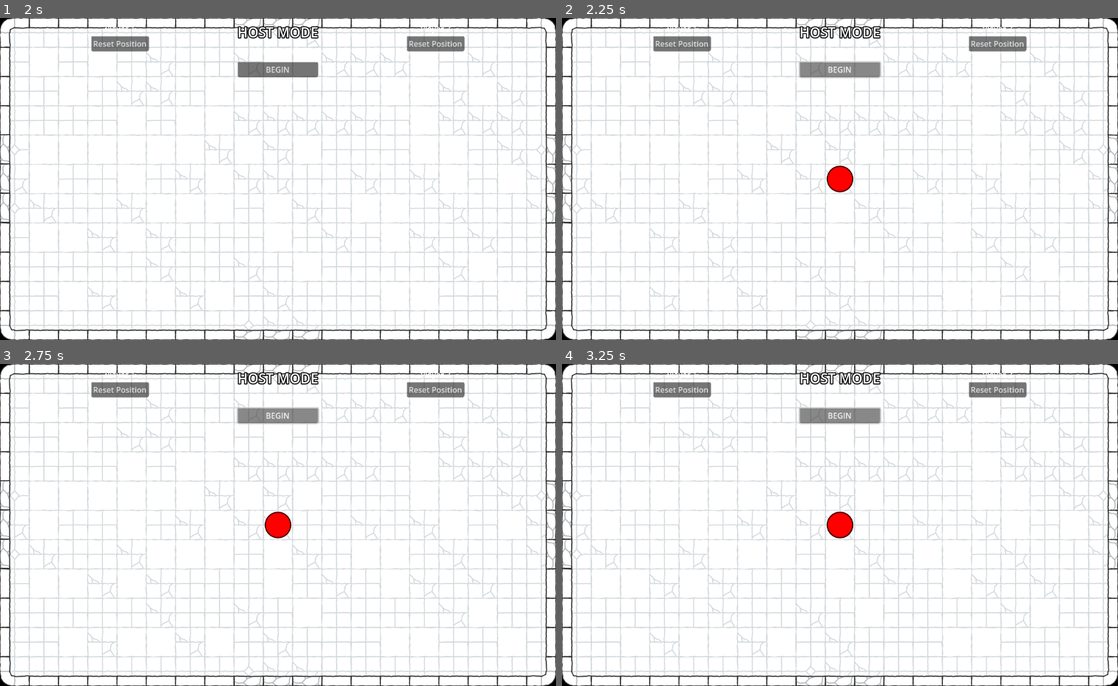
Above: before the commit, frames 1-4 (two rows, left to right).
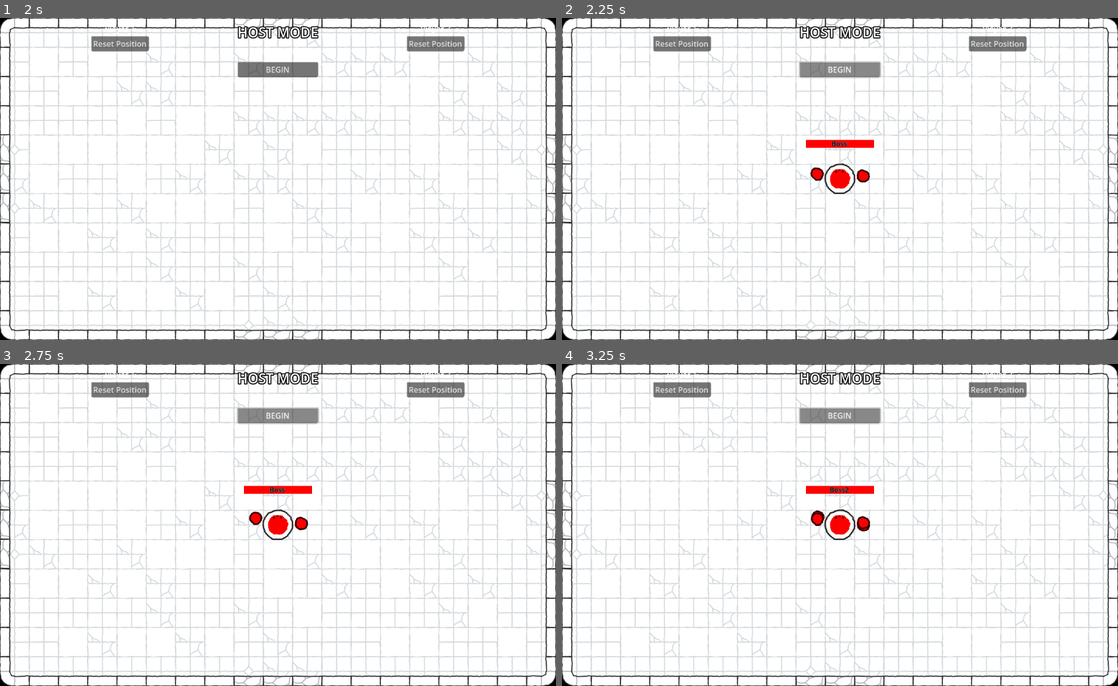
Above: after the commit, the same moments.

Repository: Tohzt/Dungeon-Strikers-2D
Game: Godot game, scene res://Main Menu/Main Menu.tscn
The game is run twice, just before and just after one commit, with the same random seed, the same clock (stepped at 60 frames per second) and the same inputs.
Inputs (mouse positions are in pixels of both pictures, inside the frame that each line leads up to):
- Up to frame 1 (2 s): click (278, 169) at 0.52 s; type "Alex" at 0.6 s; click "Quick Play" at 1.25 s
- Up to frame 2 (2.25 s): click "BEGIN" at 2 s
- Up to frame 3 (2.75 s): no input
- Up to frame 4 (3.25 s): click "BEGIN" at 2.75 s

Frame 1 is identical in both runs. In frame 2, 0.8% of the frame differs, in the area x 43-57%, y 37-55%; in frame 3, 0.8%; in frame 4, 0.8%.
Error after the commit: Trying to assign value of type 'boss.gd' to a variable of type 'player.gd'. (res://Player/handler_class.gd:3)

Commit message:
synchronized boss color for all clients, even the late ones

Diff:
--- a/Ball/ball.gd
+++ b/Ball/ball.gd
@@ -52,6 +52,10 @@
 
 func _on_body_entered(body: Node) -> void:
 	if !multiplayer.is_server(): return
+
+	if body is BossClass:
+		body.under_attack(multiplayer.get_unique_id())
+
 	if body is PlayerClass:
 		var ball_speed: float = linear_velocity.length()
 		var ball_to_player: Vector2 = (body.global_position - global_position).normalized()
--- /dev/null
+++ b/Boss/Attack/boss_attack.gd
@@ -0,0 +1,75 @@
+class_name BossAttackClass extends Area2D
+@export var mesh: MeshInstance2D
+@export var attack: CollisionShape2D
+
+var Attacker: BossClass
+var spawn_position: Vector2
+var attack_type: String
+var attack_power: float
+var attack_direction: Vector2 = Vector2.ZERO
+var attack_distance: float = INF
+var attack_duration: float = INF
+
+var velocity := Vector2.ZERO
+
+func _ready() -> void:
+	_activate_TorF(false)
+	if multiplayer.is_server():
+		body_entered.connect(_on_body_entered)
+
+func _process(delta: float) -> void:
+	if !multiplayer.is_server(): return
+
+	attack_duration -= delta
+	if attack_duration <= 0:
+		trigger_destroy()
+		return
+
+	if attack_type == "melee":
+		global_position = Attacker.Attack_Origin.global_position
+
+	if abs((global_position-spawn_position).length()) > attack_distance:
+		trigger_destroy()
+
+func _physics_process(_delta: float) -> void:
+	if !multiplayer.is_server(): return
+	if attack_type == "ranged":
+		velocity = attack_direction * attack_power
+		position += velocity
+
+func set_props(atk_type: String, atk_pow: int, atk_dir: Vector2, atk_dur: float = INF, atk_dist: float = INF) -> void:
+	attack_type = atk_type
+	if atk_type == "melee":
+		mesh.hide()
+		attack.scale = Vector2(2,2)
+	attack_power = atk_pow
+	attack_direction = atk_dir
+	attack_duration = atk_dur
+	attack_distance = atk_dist
+	_activate_TorF(true)
+
+func _activate_TorF(TorF: bool) -> void:
+	if multiplayer.is_server():
+		set_collision_layer_value(2, TorF)
+		set_collision_mask_value(1, TorF)
+		set_process(TorF)
+		set_physics_process(TorF)
+
+func _on_body_entered(body: Node2D) -> void:
+	if body == Attacker: return
+
+	if body is PlayerClass:
+		body.take_damage.rpc(attack_power,attack_direction)
+
+	if body is BallClass:
+		body.color_cur = Attacker.Sprite.modulate
+		var _dir := (body.global_position - global_position).normalized()
+		body.apply_central_force(_dir * attack_power * 100)
+
+	if body is DoorClass:
+		body.under_attack = true
+
+	trigger_destroy()
+
+func trigger_destroy() -> void:
+	queue_free()
--- /dev/null
+++ b/Boss/Attack/boss_attack.tscn
@@ -0,0 +1,41 @@
+[gd_scene load_steps=5 format=3 uid="uid://bco22ftngcujn"]
+
+[ext_resource type="Script" uid="uid://jva0lprce6kd" path="res://Boss/Attack/boss_attack.gd" id="1_d8esm"]
+
+[sub_resource type="CircleShape2D" id="CircleShape2D_5d0fw"]
+radius = 23.0217
+
+[sub_resource type="SphereMesh" id="SphereMesh_attack"]
+radius = 23.0
+height = 46.0
+
+[sub_resource type="SceneReplicationConfig" id="SceneReplicationConfig_hocnk"]
+properties/0/path = NodePath(".:position")
+properties/0/spawn = true
+properties/0/replication_mode = 1
+properties/1/path = NodePath(".:modulate")
+properties/1/spawn = true
+properties/1/replication_mode = 1
+properties/2/path = NodePath("Attack:scale")
+properties/2/spawn = true
+properties/2/replication_mode = 1
+properties/3/path = NodePath("MeshInstance2D:scale")
+properties/3/spawn = true
+properties/3/replication_mode = 1
+properties/4/path = NodePath("MeshInstance2D:visible")
+properties/4/spawn = true
+properties/4/replication_mode = 1
+
+[node name="Attack" type="Area2D"]
+collision_layer = 4
+collision_mask = 7
+script = ExtResource("1_d8esm")
+
+[node name="Attack" type="CollisionShape2D" parent="."]
+shape = SubResource("CircleShape2D_5d0fw")
+
+[node name="MeshInstance2D" type="MeshInstance2D" parent="."]
+mesh = SubResource("SphereMesh_attack")
+
+[node name="MultiplayerSynchronizer" type="MultiplayerSynchronizer" parent="."]
+replication_config = SubResource("SceneReplicationConfig_hocnk")
--- /dev/null
+++ b/Boss/Hand/boss_hand.gd
@@ -0,0 +1,50 @@
+class_name BossHandClass extends Node2D
+@onready var arm: RayCast2D = $Arm
+@onready var hand: Sprite2D = $Arm/Hand
+@onready var particles: GPUParticles2D = $Arm/Hand/GPUParticles2D
+
+@export_enum("left", "right") var handedness: String
+@export var hand_offset: Vector2 = Vector2(0,-16)
+var default_hand_distance: float
+@export var particle: GPUParticles2D
+
+var is_attacking: bool = false
+var attack_dur := 0.1
+var attack_dur_max := 0.1
+var def_arm_rot: float
+
+func _ready() -> void:
+	def_arm_rot = arm.rotation
+	hand_offset = Vector2(0,-16)
+
+func _physics_process(delta: float) -> void:
+	if is_attacking:
+		particles.emitting = true
+		attack(delta)
+	else:
+		particles.emitting = false
+		arm.rotation = lerp_angle(arm.rotation, def_arm_rot, delta*10)
+		sprint_arm(delta)
+
+func attack(delta: float) -> void:
+	var rot_amt := 5
+	match handedness:
+		"left":
+			rot_amt *= 1
+		"right":
+			rot_amt *= -1
+	arm.rotation += rot_amt * delta*3
+	attack_dur -= delta
+	if attack_dur <= 0:
+		attack_dur = attack_dur_max
+		is_attacking = false
+
+func sprint_arm(delta: float) -> void:
+	var default_position: Vector2 = arm.target_position
+
+	if arm.is_colliding():
+		var collision_point: Vector2 = arm.to_local(arm.get_collision_point())
+		var new_pos: Vector2 = collision_point + hand_offset
+		hand.position = lerp(hand.position, new_pos, delta*10)
+	else:
+		hand.position = lerp(hand.position, default_position, delta*10)
--- /dev/null
+++ b/Boss/Hand/boss_hand.tscn
@@ -0,0 +1,49 @@
+[gd_scene load_steps=9 format=3 uid="uid://hj5g1jhc0mbi"]
+
+[ext_resource type="Script" uid="uid://dqe5ql2h1lftm" path="res://Boss/Hand/boss_hand.gd" id="1_0tpgu"]
+[ext_resource type="Texture2D" uid="uid://3b2eg8m6jibc" path="res://Player/Assets/Skribble hands_blank.png" id="2_d61q8"]
+
+[sub_resource type="SceneReplicationConfig" id="SceneReplicationConfig_wcw2t"]
+properties/0/path = NodePath("Arm/Hand:modulate")
+properties/0/spawn = true
+properties/0/replication_mode = 1
+
+[sub_resource type="Gradient" id="Gradient_wcw2t"]
+offsets = PackedFloat32Array(0.2, 0.478261)
+colors = PackedColorArray(1, 1, 1, 1, 1, 1, 1, 0)
+
+[sub_resource type="GradientTexture2D" id="GradientTexture2D_er2ng"]
+gradient = SubResource("Gradient_wcw2t")
+fill = 1
+fill_from = Vector2(0.5, 0.5)
+
+[sub_resource type="Gradient" id="Gradient_er2ng"]
+offsets = PackedFloat32Array(0.00537634, 1)
+colors = PackedColorArray(1, 1, 1, 1, 1, 1, 1, 0)
+
+[sub_resource type="GradientTexture1D" id="GradientTexture1D_drlnh"]
+gradient = SubResource("Gradient_er2ng")
+
+[sub_resource type="ParticleProcessMaterial" id="ParticleProcessMaterial_or0a8"]
+particle_flag_disable_z = true
+gravity = Vector3(0, 98, 0)
+color_ramp = SubResource("GradientTexture1D_drlnh")
+
+[node name="Boss Hand" type="Node2D"]
+script = ExtResource("1_0tpgu")
+
+[node name="MultiplayerSynchronizer" type="MultiplayerSynchronizer" parent="."]
+replication_config = SubResource("SceneReplicationConfig_wcw2t")
+
+[node name="Arm" type="RayCast2D" parent="."]
+target_position = Vector2(0, 60)
+
+[node name="Hand" type="Sprite2D" parent="Arm"]
+position = Vector2(0, 44)
+texture = ExtResource("2_d61q8")
+
+[node name="GPUParticles2D" type="GPUParticles2D" parent="Arm/Hand"]
+z_index = -1
+texture = SubResource("GradientTexture2D_er2ng")
+lifetime = 0.25
+process_material = SubResource("ParticleProcessMaterial_or0a8")
--- /dev/null
+++ b/Boss/Hand/boss_hands.gd
@@ -0,0 +1,39 @@
+extends Node2D
+@onready var Master: BossClass = get_parent()
+@onready var Left: BossHandClass = $"Left Hand"
+@onready var Right: BossHandClass = $"Right Hand"
+
+var angle: float = deg_to_rad(10)
+var angle_low: float = angle
+var angle_high: float = deg_to_rad(30)
+var freq: float = 1.0
+var freq_low: float = freq
+var freq_high: float = 30.0
+
+var time_elapsed: float = 0.0
+var sin_value: float = 0.0
+var cos_value: float = 0.0
+
+func _process(delta: float) -> void:
+	_wave_calculator(delta * freq_low)
+	_update_wave(delta)
+	_update_sway()
+
+func _update_wave(delta: float) -> void:
+	if Master.velocity.length() > 200:
+		freq = lerp(freq, freq_high, delta)
+		angle = lerp(angle, angle_high, delta)
+	else:
+		freq = lerp(freq, freq_low, delta*10)
+		angle = lerp(angle, angle_low, delta)
+
+func _update_sway() -> void:
+	if !Left.is_attacking:
+		Left.rotation = angle * sin_value
+	if !Right.is_attacking:
+		Right.rotation = angle * sin_value
+
+func _wave_calculator(delta: float) -> void:
+	time_elapsed += delta * freq
+	sin_value = sin(time_elapsed)
+	cos_value = cos(time_elapsed)
--- /dev/null
+++ b/Boss/boss.gd
@@ -0,0 +1,130 @@
+class_name BossClass extends CharacterBody2D
+
+var color: Color = Color.TRANSPARENT
+@onready var Sprite: Sprite2D = $"Sprite Inner"
+@export var Hands: Node2D
+@export var Attack_Origin: Marker2D
+
+@export_category("Handlers")
+@export var Input_Handler: BossInputHandler
+@export var Attack_Handler: BossAttackHandler
+
+@export_category("Health")
+var hp_max: float = 1000.0
+var hp: float = hp_max
+@export var healthbar: TextureProgressBar
+
+var name_display: String
+const SPEED: float = 300.0
+var ATTACK: float = 400.0
+var DEFENSE: float = 100.0
+
+var spawn_pos: Vector2 = Vector2.ZERO
+var spawn_rot: float = 0.0
+
+var is_in_iframes: bool = false
+var iframes_duration: float = 0.5
+
+
+func _enter_tree() -> void:
+	if multiplayer.has_multiplayer_peer():
+		var peer_id := int(str(name))
+		name_display = Global.player_diplay
+		if name_display.is_empty(): name_display = name
+		set_multiplayer_authority(peer_id)
+
+func _ready() -> void:
+	healthbar.max_value = hp_max
+	healthbar.value = hp_max
+	# Apply the synchronized color when the node is ready
+	if color != Color.TRANSPARENT:  # Assuming WHITE is the default/unset color
+		$"Sprite Inner".modulate = color
+		set_hand_color(color)
+
+func _process(delta: float) -> void:
+	_update_hp(delta)
+	if !is_multiplayer_authority(): return
+	_update_hud()
+	if Input_Handler.is_aiming:
+		rotation = lerp_angle(rotation, Input_Handler.input_direction.angle() + PI/2, delta * 10)
+	elif velocity and !is_in_iframes:
+		rotation = lerp_angle(rotation, velocity.angle() + PI/2, delta * 10)
+
+	if Attack_Handler.attack_confirmed:
+		#attack.rpc(Input_Handler.input_direction, Input_Handler.is_aiming)
+		Attack_Handler.attack_confirmed = false
+
+func _physics_process(_delta: float) -> void:
+	if !is_multiplayer_authority(): return
+	velocity = Input_Handler.velocity
+	move_and_slide()
+
+func _update_hud() -> void:
+	get_parent().get_parent().HUD.update(rotation, hp)
+
+func _update_hp(delta: float) -> void:
+	healthbar.global_position = global_position - Vector2(70,80)
+	healthbar.value = lerp(healthbar.value, float(hp/hp_max)*hp_max, delta*10)
+
+
+var atk_side: int = 0
+@rpc("any_peer", "call_local")
+func attack(atk_dir: Vector2, is_aiming: bool) -> void:
+	atk_side = _throw_punch(atk_side)
+	if multiplayer.get_unique_id() != 1: return
+
+	var entities_node: Node2D = get_tree().get_first_node_in_group("Entities")
+	if !entities_node: return
+
+	var _atk: BossAttackClass = Global.BOSS_ATTACK.instantiate()
+	_atk.Attacker = self
+	_atk.attack_power = ATTACK
+	_atk.global_position = global_position
+	_atk.spawn_position = global_position
+	_atk.modulate = Sprite.modulate
+	entities_node.add_child(_atk, true)
+
+	if is_aiming: _atk.set_props("ranged", 50, atk_dir)
+	else: _atk.set_props("melee", 100, atk_dir, 0.5)
+
+func _throw_punch(side: int = 1) -> int:
+	Hands.get_child(side).is_attacking = true
+	return (side+1)%2
+
+@rpc("any_peer", "call_local")
+func set_color(col: Color) -> void:
+	color = col
+	healthbar.tint_progress = col
+	healthbar.tint_under = col.darkened(0.5)
+	Sprite.modulate = color
+	set_hand_color(col)
+
+func set_hand_color(col: Color) -> void:
+	var hands: Array = Hands.get_children()
+	for hand: BossHandClass in hands:
+		hand.hand.modulate = col
+		hand.particle.modulate = col
+
+func under_attack(atk: float, dir: Vector2) -> void:
+	apply_knockback.rpc(dir, atk)
+
+@rpc("any_peer", "call_local")
+func take_damage(dmg: float, dir: Vector2) -> void:
+	if is_in_iframes: return
+	if hp > 0:
+		hp -= int(dmg)
+	apply_knockback(dir, dmg*10)
+
+@rpc("any_peer")
+func apply_knockback(direction: Vector2, force: float) -> void:
+	if is_in_iframes: return
+	is_in_iframes = true
+	Input_Handler.velocity += direction * force
+
+	modulate.a = 0.5
+	var timer: SceneTreeTimer = get_tree().create_timer(iframes_duration)
+	timer.timeout.connect(_end_iframes)
+
+func _end_iframes() -> void:
+	is_in_iframes = false
+	modulate.a = 1.0
--- /dev/null
+++ b/Boss/boss.tscn
@@ -0,0 +1,165 @@
+[gd_scene load_steps=18 format=3 uid="uid://du4p0gdnajtii"]
+
+[ext_resource type="Script" uid="uid://bb6t3u4wqmusb" path="res://Boss/boss.gd" id="1_ju3tf"]
+[ext_resource type="Script" uid="uid://dfovb1vdgm2ku" path="res://Boss/handler_bossInput.gd" id="2_ntee4"]
+[ext_resource type="Script" uid="uid://cc1mfyngmfuaq" path="res://Boss/handler_bossAttack.gd" id="3_ntee4"]
+[ext_resource type="Texture2D" uid="uid://mbtuhu6wiogu" path="res://Player/Assets/Skribble Character_Outer.png" id="4_2j6g7"]
+[ext_resource type="Texture2D" uid="uid://bt3cn2bx00oq1" path="res://Player/Assets/Skribble Character_Inner.png" id="5_myhfd"]
+[ext_resource type="Script" uid="uid://pe0ipy56yl1r" path="res://Boss/Hand/boss_hands.gd" id="6_ju3tf"]
+[ext_resource type="PackedScene" uid="uid://bjesokgs5hi8v" path="res://Player/Hand/hand.tscn" id="7_klplh"]
+[ext_resource type="Script" uid="uid://dqe5ql2h1lftm" path="res://Boss/Hand/boss_hand.gd" id="8_ntee4"]
+[ext_resource type="Script" uid="uid://d2ocsa6tnl1h1" path="res://Player/name_label.gd" id="8_r5hgr"]
+
+[sub_resource type="SceneReplicationConfig" id="SceneReplicationConfig_emixd"]
+properties/0/path = NodePath(".:position")
+properties/0/spawn = true
+properties/0/replication_mode = 1
+properties/1/path = NodePath(".:spawn_pos")
+properties/1/spawn = true
+properties/1/replication_mode = 1
+properties/2/path = NodePath(".:visible")
+properties/2/spawn = true
+properties/2/replication_mode = 1
+properties/3/path = NodePath(".:rotation")
+properties/3/spawn = true
+properties/3/replication_mode = 1
+properties/4/path = NodePath("Healthbar:tint_progress")
+properties/4/spawn = true
+properties/4/replication_mode = 1
+properties/5/path = NodePath("Healthbar:tint_under")
+properties/5/spawn = true
+properties/5/replication_mode = 1
+properties/6/path = NodePath(".:name_display")
+properties/6/spawn = true
+properties/6/replication_mode = 1
+properties/7/path = NodePath("Healthbar:position")
+properties/7/spawn = true
+properties/7/replication_mode = 1
+properties/8/path = NodePath("Sprite Inner:modulate")
+properties/8/spawn = true
+properties/8/replication_mode = 1
+properties/9/path = NodePath(".:color")
+properties/9/spawn = true
+properties/9/replication_mode = 1
+
+[sub_resource type="CircleShape2D" id="CircleShape2D_m6ryd"]
+radius = 30.0
+
+[sub_resource type="Gradient" id="Gradient_x3vf3"]
+colors = PackedColorArray(1, 1, 1, 1, 1, 1, 1, 1)
+
+[sub_resource type="GradientTexture1D" id="GradientTexture1D_apopc"]
+gradient = SubResource("Gradient_x3vf3")
+
+[sub_resource type="Gradient" id="Gradient_p5o4e"]
+interpolation_mode = 1
+offsets = PackedFloat32Array(0.552995)
+colors = PackedColorArray(1, 1, 1, 1)
+
+[sub_resource type="GradientTexture1D" id="GradientTexture1D_gu6f8"]
+gradient = SubResource("Gradient_p5o4e")
+
+[sub_resource type="Gradient" id="Gradient_00tjw"]
+offsets = PackedFloat32Array(0)
+colors = PackedColorArray(1, 1, 1, 1)
+
+[sub_resource type="GradientTexture1D" id="GradientTexture1D_x3vf3"]
+gradient = SubResource("Gradient_00tjw")
+
+[node name="Boss" type="CharacterBody2D" node_paths=PackedStringArray("Hands", "Attack_Origin", "Input_Handler", "Attack_Handler", "healthbar") groups=["Boss"]]
+collision_layer = 4
+collision_mask = 3
+script = ExtResource("1_ju3tf")
+Hands = NodePath("Hands")
+Attack_Origin = NodePath("Attack Origin")
+Input_Handler = NodePath("Input Handler")
+Attack_Handler = NodePath("Attack Handler")
+healthbar = NodePath("Healthbar")
+
+[node name="MultiplayerSynchronizer" type="MultiplayerSynchronizer" parent="."]
+replication_config = SubResource("SceneReplicationConfig_emixd")
+
+[node name="Input Handler" type="Node" parent="."]
+script = ExtResource("2_ntee4")
+
+[node name="Attack Handler" type="Node" parent="." node_paths=PackedStringArray("Input_Handler")]
+script = ExtResource("3_ntee4")
+Input_Handler = NodePath("../Input Handler")
+
+[node name="Attack Origin" type="Marker2D" parent="."]
+position = Vector2(0, -20)
+
+[node name="Sprite Outer" type="Sprite2D" parent="."]
+scale = Vector2(0.75, 0.75)
+texture = ExtResource("4_2j6g7")
+
+[node name="Sprite Inner" type="Sprite2D" parent="."]
+scale = Vector2(0.75, 0.75)
+texture = ExtResource("5_myhfd")
+
+[node name="Hands" type="Node2D" parent="."]
+scale = Vector2(0.8, 0.8)
+script = ExtResource("6_ju3tf")
+
+[node name="Left Hand" parent="Hands" instance=ExtResource("7_klplh")]
+script = ExtResource("8_ntee4")
+handedness = "left"
+
+[node name="Arm" parent="Hands/Left Hand" index="1"]
+rotation = 1.74533
+
+[node name="Hand" parent="Hands/Left Hand/Arm" index="0"]
+position = Vector2(0, 60)
+
+[node name="Right Hand" parent="Hands" instance=ExtResource("7_klplh")]
+script = ExtResource("8_ntee4")
+handedness = "right"
+
+[node name="Arm" parent="Hands/Right Hand" index="1"]
+rotation = -1.74533
+
+[node name="Hand" parent="Hands/Right Hand/Arm" index="0"]
+position = Vector2(0, 60)
+
+[node name="Body" type="CollisionShape2D" parent="."]
+visible = false
+shape = SubResource("CircleShape2D_m6ryd")
+
+[node name="TextureRect" type="TextureRect" parent="."]
+visible = false
+modulate = Color(0.556953, 0.556953, 0.556953, 1)
+offset_left = -222.0
+offset_top = -229.0
+offset_right = 280.0
+offset_bottom = 172.0
+texture = SubResource("GradientTexture1D_apopc")
+
+[node name="Healthbar" type="TextureProgressBar" parent="."]
+top_level = true
+offset_left = -69.0
+offset_top = -101.0
+offset_right = 71.0
+offset_bottom = -85.0
+max_value = 1000.0
+value = 500.0
+nine_patch_stretch = true
+texture_under = SubResource("GradientTexture1D_gu6f8")
+texture_progress = SubResource("GradientTexture1D_x3vf3")
+tint_progress = Color(0, 1, 1, 1)
+
+[node name="Label" type="Label" parent="."]
+top_level = true
+offset_left = -49.0
+offset_top = -104.0
+offset_right = 50.0
+offset_bottom = -81.0
+theme_override_colors/font_color = Color(0, 0, 0, 1)
+theme_override_colors/font_outline_color = Color(0.581033, 0.581033, 0.581033, 1)
+theme_override_constants/outline_size = 2
+theme_override_font_sizes/font_size = 14
+text = "Player Name"
+horizontal_alignment = 1
+script = ExtResource("8_r5hgr")
+
+[editable path="Hands/Left Hand"]
+[editable path="Hands/Right Hand"]
--- /dev/null
+++ b/Boss/handler_bossAttack.gd
@@ -0,0 +1,21 @@
+class_name BossAttackHandler extends HandlerClass
+@export var Input_Handler: HandlerClass
+
+var attack_cooldown: float = 0.0
+var attack_cooldown_max: float= 0.25
+var attack_confirmed: bool = false
+
+func _process(delta: float) -> void:
+	_handle_attack_cooldown(delta)
+
+func _handle_attack_cooldown(delta: float) -> void:
+	if attack_cooldown > 0.0:
+		attack_cooldown -= delta
+	else:
+		_handle_attack()
+
+func _handle_attack() -> void:
+	if Input_Handler.input_confirmed:
+		Input_Handler.input_confirmed = false
+		attack_cooldown = attack_cooldown_max
+		attack_confirmed = true
--- /dev/null
+++ b/Boss/handler_bossInput.gd
@@ -0,0 +1,19 @@
+class_name BossInputHandler extends HandlerClass
+
+var velocity: Vector2 = Vector2.ZERO
+var input_direction: Vector2
+var input_confirmed: bool = false
+var is_aiming: bool = false
+
+func _input(event: InputEvent) -> void:
+	pass
+
+func _process(delta: float) -> void:
+	var direction: Vector2 #= Input.get_vector("move_left", "move_right", "move_up", "move_down")
+	if direction:
+		var prev_dir: Vector2 = velocity.normalized()
+		velocity.x = lerp(prev_dir.x, direction.x, delta*10) * Master.SPEED
+		velocity.y = lerp(prev_dir.y, direction.y, delta*10) * Master.SPEED
+	else:
+		velocity.x = move_toward(velocity.x, 0, Master.SPEED)
+		velocity.y = move_toward(velocity.y, 0, Master.SPEED)
--- /dev/null
+++ b/Boss/handler_class.gd
@@ -0,0 +1,3 @@
+class_name HandlerClass extends Node
+
+@onready var Master: CharacterBody2D = get_parent()
--- /dev/null
+++ b/Boss/name_label.gd
@@ -0,0 +1,8 @@
+extends Label
+
+func _ready() -> void:
+	text = get_parent().name
+
+func _process(_delta: float) -> void:
+	text = str(get_parent().name_display)
+	global_position = get_parent().global_position - Vector2(50,82)
--- a/Game/HUD/hud.gd
+++ b/Game/HUD/hud.gd
@@ -8,6 +8,6 @@
 	player_icon.modulate = col
 	health_bar.max_value = hp_max
 
-func update(rot: float, hp) -> void:
+func update(rot: float, hp: int) -> void:
 	player_icon.rotation = rot
 	health_bar.value = hp
--- a/Game/game.tscn
+++ b/Game/game.tscn
@@ -153,7 +153,7 @@
 uppercase = true
 
 [node name="MultiplayerSpawner" type="MultiplayerSpawner" parent="."]
-_spawnable_scenes = PackedStringArray("uid://btf8e0wnlbd82", "uid://cgg53vkkel4lq", "uid://cd37ndthdlhls")
+_spawnable_scenes = PackedStringArray("uid://btf8e0wnlbd82", "uid://cgg53vkkel4lq", "uid://cd37ndthdlhls", "uid://du4p0gdnajtii")
 spawn_path = NodePath("../Entities")
 spawn_limit = 16
 
--- a/Game/host_ui.gd
+++ b/Game/host_ui.gd
@@ -17,6 +17,11 @@
 
 func _spawn_ball() -> void:
 	if multiplayer.get_unique_id() != 1: return
-	var _ball: BallClass = Global.BALL.instantiate()
-	_ball.global_position = get_parent().get_node("Spawn Points/Ball Spawn").global_position
-	get_parent().get_node("Entities").add_child(_ball, true)
+	var boss_inst: BossClass = Global.BOSS.instantiate()
+	boss_inst.global_position = get_parent().get_node("Spawn Points/Ball Spawn").global_position
+	get_parent().get_node("Entities").add_child(boss_inst, true)
+	await get_tree().process_frame  # Wait one frame to ensure the node is in the tree
+	boss_inst.set_color.rpc(Color.RED)
+	# var _ball: BallClass = Global.BALL.instantiate()
+	# _ball.global_position = get_parent().get_node("Spawn Points/Ball Spawn").global_position
+	# get_parent().get_node("Entities").add_child(_ball, true)
--- a/Player/Attack/player_attack.gd
+++ b/Player/Attack/player_attack.gd
@@ -1,4 +1,4 @@
-class_name AttackClass extends Area2D
+class_name PlayerAttackClass extends Area2D
 @export var mesh: MeshInstance2D
 @export var attack: CollisionShape2D
 
@@ -58,6 +58,9 @@
 func _on_body_entered(body: Node2D) -> void:
 	if body == Attacker: return
 
+	if body is BossClass:
+		body.under_attack(attack_power,attack_direction)
+
 	if body is PlayerClass:
 		body.take_damage.rpc(attack_power,attack_direction)
 
--- a/Player/name_label.gd
+++ b/Player/name_label.gd
@@ -4,5 +4,5 @@
 	text = get_parent().name
 
 func _process(_delta: float) -> void:
-	text = str(get_parent().name_display)
+	text = str(get_parent().name)
 	global_position = get_parent().global_position - Vector2(50,82)
--- a/Player/player.gd
+++ b/Player/player.gd
@@ -72,7 +72,7 @@
 	var entities_node: Node2D = get_tree().get_first_node_in_group("Entities")
 	if !entities_node: return
 
-	var _atk: AttackClass = Global.ATTACK.instantiate()
+	var _atk: PlayerAttackClass = Global.ATTACK.instantiate()
 	_atk.Attacker = self
 	_atk.attack_power = ATTACK
 	_atk.global_position = global_position
--- a/_Multiplayer/Server.gd
+++ b/_Multiplayer/Server.gd
@@ -13,6 +13,11 @@
 func client_connected(peer_id: int) -> void:
 	Connected_Clients.append(peer_id)
 	spawn_player(peer_id)
+
+	# Send boss state to new client
+	var boss: BossClass = get_tree().get_first_node_in_group("Boss")  # Make sure boss is in "Boss" group
+	if boss:
+		boss.set_color.rpc_id(peer_id, boss.color)
 
 func spawn_player(peer_id: int) -> void:
 	if $Spawn.Player(peer_id):
--- a/global.gd
+++ b/global.gd
@@ -6,8 +6,9 @@
 
 const PLAYER: PackedScene = preload("res://Player/player.tscn")
 const ATTACK: PackedScene = preload("res://Player/Attack/player_attack.tscn")
-const BALL:   PackedScene = preload("res://Ball/ball.tscn")
-
+const BOSS_ATTACK: PackedScene = preload("res://Boss/Attack/boss_attack.tscn")
+const BALL: PackedScene = preload("res://Ball/ball.tscn")
+const BOSS: PackedScene = preload("res://Boss/boss.tscn")
 var player_diplay: String
 
 var rooms: Array[RoomClass]
Binary file added: Boss/Assets/Skribble Character_Inner.png
Not shown, added: Boss/Assets/Skribble Character_Inner.png.import
Binary file added: Boss/Assets/Skribble Character_Outer.png
Not shown, added: Boss/Assets/Skribble Character_Outer.png.import
Binary file added: Boss/Assets/Skribble Characters.png
Not shown, added: Boss/Assets/Skribble Characters.png.import
Binary file added: Boss/Assets/Skribble hands.png
Not shown, added: Boss/Assets/Skribble hands.png.import
Binary file added: Boss/Assets/Skribble hands_blank.png
Not shown, added: Boss/Assets/Skribble hands_blank.png.import
Not shown, added: Boss/Attack/boss_attack.gd.uid
Not shown, added: Boss/Hand/boss_hand.gd.uid
(and 10 more such lines)
